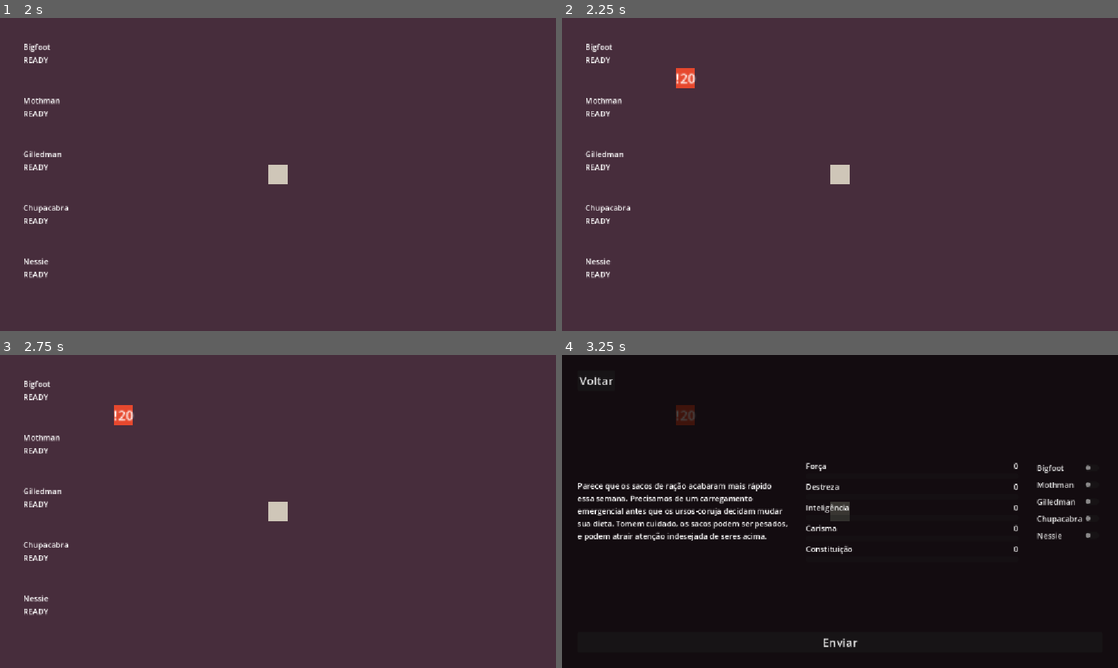
Above: before the commit, frames 1-4 (two rows, left to right).
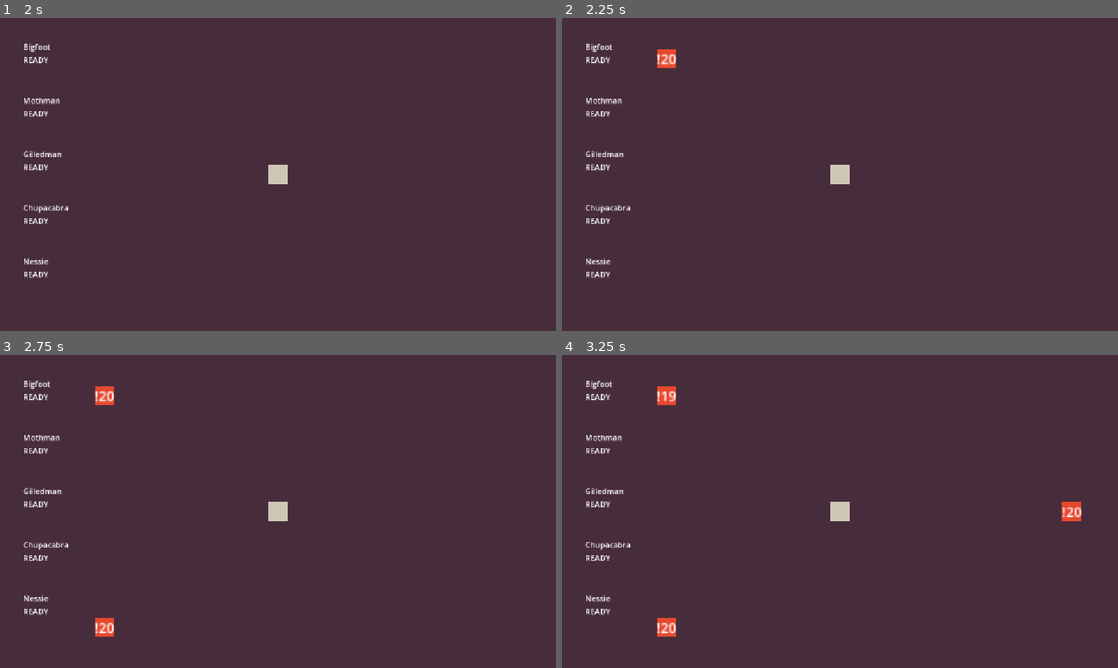
Above: after the commit, the same moments.

Repository: LucasFASouza/Dispacho
Game: Godot game, scene res://scenes/game.tscn
The game is run twice, just before and just after one commit, with the same random seed, the same clock (stepped at 60 frames per second) and the same inputs.
Inputs (mouse positions are in pixels of both pictures, inside the frame that each line leads up to):
- Up to frame 1 (2 s): tap Enter at 0.5 s; move the mouse to (400, 158) at 0.52 s; click (400, 158) at 0.67 s; tap Space at 1.25 s; move the mouse to (166, 190) at 1.27 s; click (166, 190) at 1.42 s
- Up to frame 2 (2.25 s): tap Enter at 2 s; move the mouse to (895, 105) at 2.02 s; click (895, 105) at 2.17 s
- Up to frame 3 (2.75 s): no input
- Up to frame 4 (3.25 s): move the mouse to (684, 414) at 2.77 s; click (684, 414) at 2.92 s

Frame 1 is identical in both runs. In frame 2, 0.4% of the frame differs, in the area x 17-25%, y 10-23%; in frame 3, 0.6%; in frame 4, 99%, in the area x 0-100%, y 0-100%.

Commit message:
Refactor mission handling; enhance mission initialization with a new method for improved data management and clarity.

Diff:
--- a/scripts/game.gd
+++ b/scripts/game.gd
@@ -11,7 +11,7 @@
 signal member_state_changed
 
 var _selected_mission: Mission = null
-var members = [
+var members: Array[Dictionary] = [
   { "name": "Bigfoot",    "available": true, "state": "READY", "scores": {"STR": 3, "DEX": 2, "INT": 1, "CHA": 1, "CON": 0}},
   { "name": "Mothman",    "available": true, "state": "READY", "scores": {"STR": 0, "DEX": 3, "INT": 2, "CHA": 1, "CON": 1}},
   { "name": "Gilledman",  "available": true, "state": "READY", "scores": {"STR": 1, "DEX": 0, "INT": 3, "CHA": 2, "CON": 1}},
@@ -22,21 +22,21 @@
 var UnitScene: PackedScene = preload("res://scenes/unit.tscn")
 var MissionScene: PackedScene = preload("res://scenes/mission.tscn")
 
-var mission_queue := [
+var mission_queue: Array[Dictionary] = [
 	{
 		"spawn_time": 2.0,
 		"deadline": 20.0,
-		"position": Vector2(-64, -40),
-		"mission_text": "Parece que os sacos de ra\u00e7\u00e3o acabaram mais r\u00e1pido essa semana. Precisamos de um carregamento emergencial antes que os ursos-coruja decidam mudar sua dieta. Tomem cuidado, os sacos podem ser pesados, e podem atrair atenção indesejada de seres acima.",
+		"position": Vector2(-72, -48),
+		"mission_text": "Parece que os sacos de ração acabaram mais rápido essa semana. Precisamos de um carregamento emergencial antes que os ursos-coruja decidam mudar sua dieta. Tomem cuidado, os sacos podem ser pesados, e podem atrair atenção indesejada de seres acima.",
 		"success_text": "Os ursos-corujas terão seu jantar garantido pelos próximos dias.",
 		"error_text": "Parece que a carga foi derrubada pelo caminho... Alguém sabe se os ursos-coruja fazem dieta?",
 		"missed_text": "Parece que os ursos-coruja foram atrás de seu próprio jantar. Atenção aos salmões e sementes de girassol.",
 		"attr_thresholds": {"STR": 3, "DEX": 2},
 	},
 	{
-		"spawn_time": 10.0,
+		"spawn_time": 2.5,
 		"deadline": 20.0,
-		"position": Vector2(64, 32),
+		"position": Vector2(-72, 48),
 		"mission_text": "Um ouriço azul está preso em cima de uma árvore. Ele parece estar com medo de descer. Precisamos de alguém para acalmá-lo e ajudá-lo a descer em segurança.",
 		"success_text": "O ouriço foi salvo e saiu correndo... estranhamento rápido.",
 		"error_text": "O ouriço foi assustado e entrou em super-nova. Ele não é mais um problema, mas também não é mais um ouriço.",
@@ -44,9 +44,9 @@
 		"attr_thresholds": {"CHA": 3, "CON": 2},
 	},
 	{
-		"spawn_time": 18.0,
+		"spawn_time": 3.0,
 		"deadline": 20.0,
-		"position": Vector2(0, 48),
+		"position": Vector2(96, 0),
 		"mission_text": "O som de goblins chorando por não conseguirem resolver cubos-mágicos está incomodando a fauna local. Como foi que eles conseguiram os cubos, aliás?",
 		"success_text": "O algoritmo de resolução de cubos-mágicos foi ensinado didáticamente. Paulo Freire estaria orgulhoso.",
 		"error_text": "Aparentemente aqueles objetos geométricos mágicos são difíceis de resolver para uma grande gama de espécies.",
@@ -55,35 +55,29 @@
 	}
 ]
 
-var _spawn_timers: Array = []
+var _spawn_timers: Array[Dictionary] = []
 
 func _ready() -> void:
 	ui.closed.connect(_on_ui_closed)
 	ui.menu_opened.connect(_on_menu_opened)
 	ui.send_pressed.connect(_on_send_pressed)
 	ui.ok_pressed.connect(_on_ok_pressed)
-	for data in mission_queue:
+	for data: Dictionary in mission_queue:
 		_spawn_timers.append({"remaining": data["spawn_time"], "data": data})
 	set_process(true)
 
 func _process(delta: float) -> void:
-	for entry in _spawn_timers:
+	for entry: Dictionary in _spawn_timers:
 		entry["remaining"] -= delta
 		if entry["remaining"] <= 0.0:
 			_spawn_timers.erase(entry)
-			_spawn_mission(entry["data"])
+			_spawn_mission(entry["data"] as Dictionary)
 			return
 
 
 func _spawn_mission(data: Dictionary) -> void:
 	var mission := MissionScene.instantiate() as Mission
-	mission.mission_text = data["mission_text"]
-	mission.success_text = data.get("success_text", "")
-	mission.fail_text = data.get("error_text", "")
-	mission.missed_text = data.get("missed_text", "")
-	mission.attribute_thresholds = data["attr_thresholds"]
-	mission.deadline_seconds = data["deadline"]
-	mission.position = data["position"]
+	mission.init(data)
 	missions_root.add_child(mission)
 	mission.selected.connect(_on_mission_selected)
 
@@ -112,7 +106,7 @@
 	get_tree().paused = false
 
 
-func _on_send_pressed(unit_members: Array) -> void:
+func _on_send_pressed(unit_members: Array[Dictionary]) -> void:
 	get_tree().paused = false
 	if _selected_mission == null or !is_instance_valid(_selected_mission):
 		return
@@ -148,11 +142,11 @@
 
 func _finish_unit(unit: Unit, success: bool) -> void:
 	_set_member_states(unit.members, "RETURNING")
-	unit.returned_home.connect(_on_unit_returned_home.bind(unit.members, success))
+	unit.returned_home.connect(_on_unit_returned_home.bind(unit.members as Array[Dictionary], success))
 	unit.go_home()
 
 
-func _on_unit_returned_home(unit_members: Array, success: bool) -> void:
+func _on_unit_returned_home(unit_members: Array[Dictionary], success: bool) -> void:
 	var state := "RESTING" if success else "RECOVERING"
 	var wait := rest_seconds if success else recover_seconds
 	for m in unit_members:
@@ -161,10 +155,10 @@
 	_tick_countdown(unit_members)
 
 
-func _tick_countdown(unit_members: Array) -> void:
+func _tick_countdown(unit_members: Array[Dictionary]) -> void:
 	get_tree().create_timer(1.0, false).timeout.connect(func():
 		var any_left := false
-		for m in unit_members:
+		for m: Dictionary in unit_members:
 			if m["state"] == "RESTING" or m["state"] == "RECOVERING":
 				m["countdown"] -= 1
 				if m["countdown"] <= 0:
@@ -179,8 +173,8 @@
 	)
 
 
-func _set_member_states(unit_members: Array, state: String) -> void:
-	for m in unit_members:
+func _set_member_states(unit_members: Array[Dictionary], state: String) -> void:
+	for m: Dictionary in unit_members:
 		m["state"] = state
 		m["available"] = (state == "READY")
 	member_availability_changed.emit()
--- a/scripts/mission.gd
+++ b/scripts/mission.gd
@@ -55,6 +55,15 @@
 
 
 # --- Public API ---
+
+func init(data: Dictionary) -> void:
+	mission_text = data.get("mission_text", mission_text)
+	success_text = data.get("success_text", success_text)
+	fail_text = data.get("error_text", fail_text)
+	missed_text = data.get("missed_text", missed_text)
+	attribute_thresholds = data.get("attr_thresholds", attribute_thresholds)
+	deadline_seconds = data.get("deadline", deadline_seconds)
+	position = data.get("position", position)
 
 func set_interactable(v: bool) -> void:
 	_interactable = v
